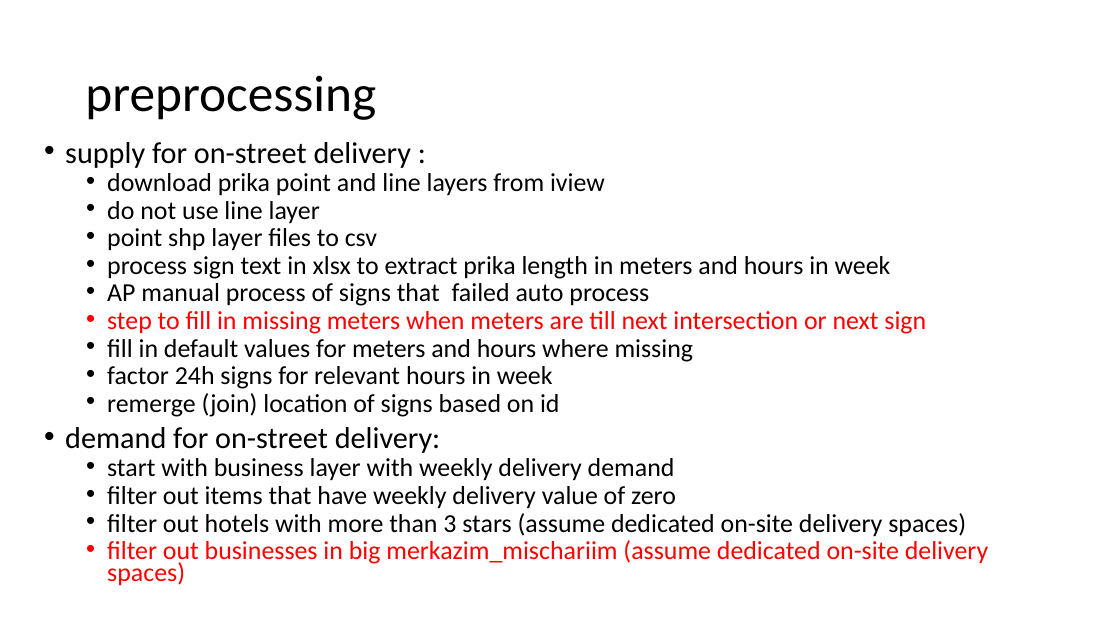
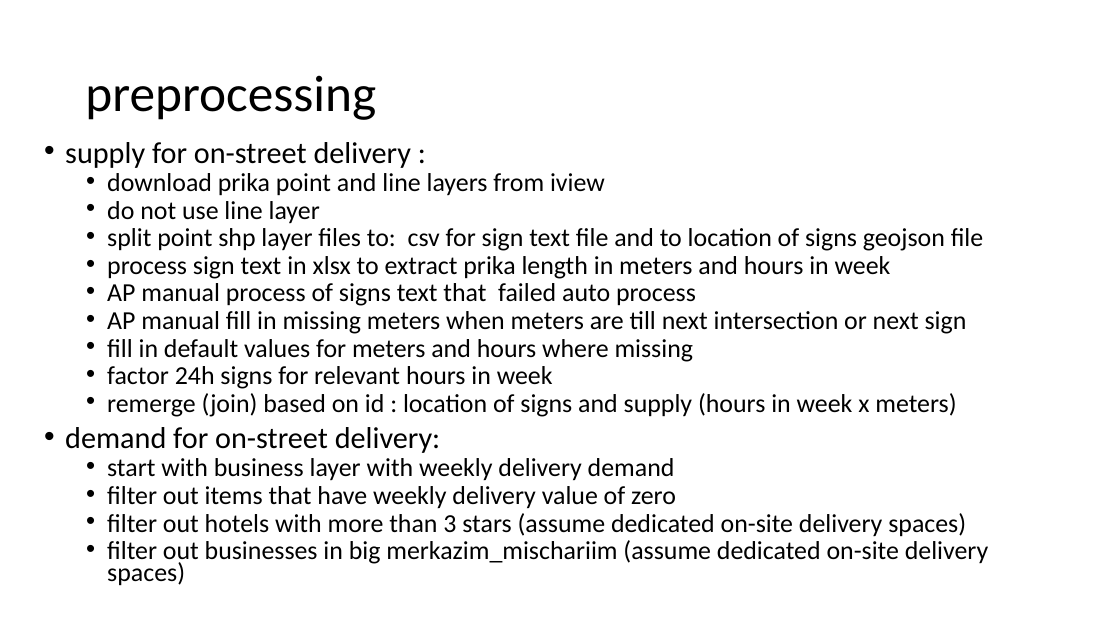
Before and after one commit to nachman-shelef/tlv_logistics, a slide deck: slide 4 of python/TLV_Logistics_flows_v3.pptx. Drawn at 1120x630 pixels with LibreOffice and Linux fonts; fonts in the diff are those of the drawing. Boxes give left, top, right and bottom in pixels: in the first picture for what was removed or moved away, otherwise in the second. Text is boxed around its words. In the diff, an @@ line names an element or a change of style, - is before the commit and + after.

Commit message:
changes due to presentation to TLV. add layer d2s, changed colors, deleted bak files

```diff
--- a/python/TLV_Logistics_flows_v3.pptx
+++ b/python/TLV_Logistics_flows_v3.pptx
@@ text at box(107, 228, 983, 251): text changed @@
-  • point shp layer files to csv
+  • split point shp layer files to: csv for sign text file and to location of signs geojson file
@@ text at box(107, 283, 967, 334): text changed; text colour #FF0000 to #000000 @@
-  • AP manual process of signs that failed auto process
-  • step to fill in missing meters when meters are till next intersection or next sign
+  • AP manual process of signs text that failed auto process
+  • AP manual fill in missing meters when meters are till next intersection or next sign
@@ text at box(107, 393, 956, 417): text changed @@
-  • remerge (join) location of signs based on id
+  • remerge (join) based on id : location of signs and supply (hours in week x meters)
@@ text at box(107, 540, 988, 586): text colour #FF0000 to #000000 in "filter out businesses in big merkazim_mischariim (assume ..." @@
```
Also in this commit, not shown: 2 other slides changed, 18 other files.
